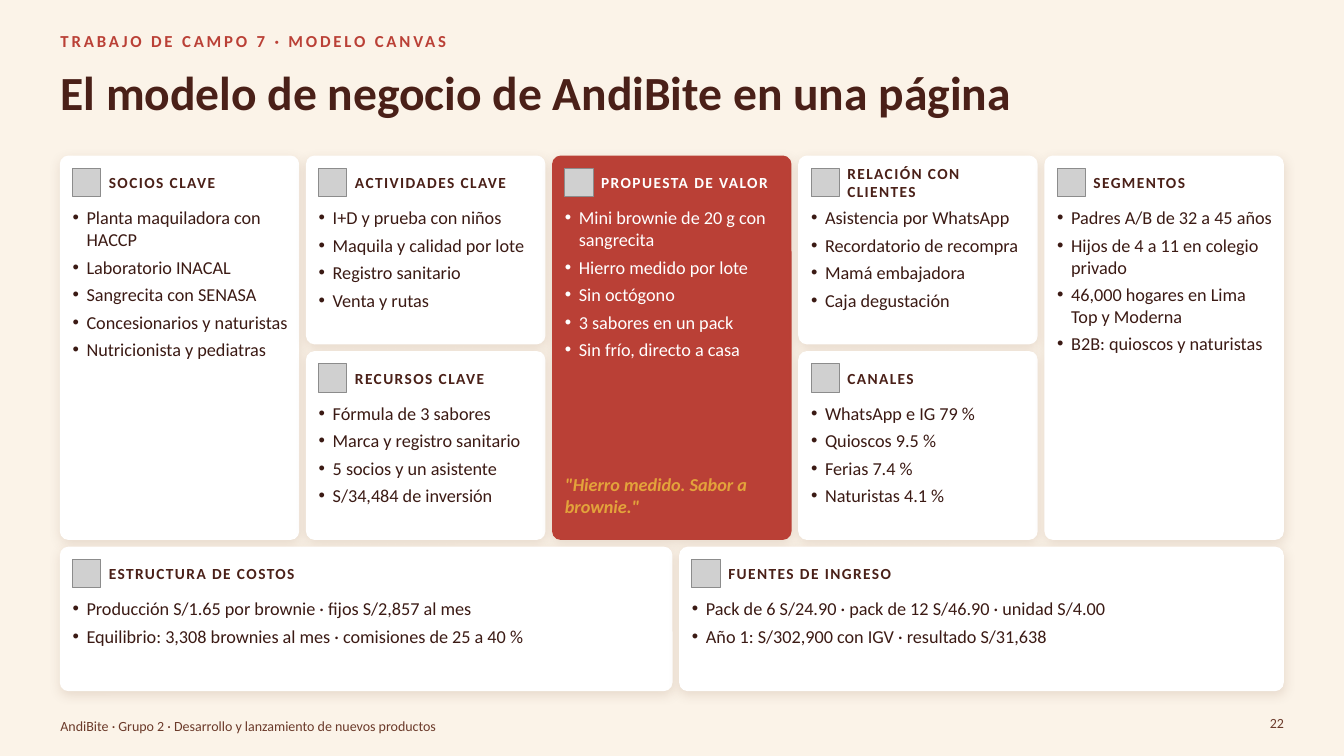
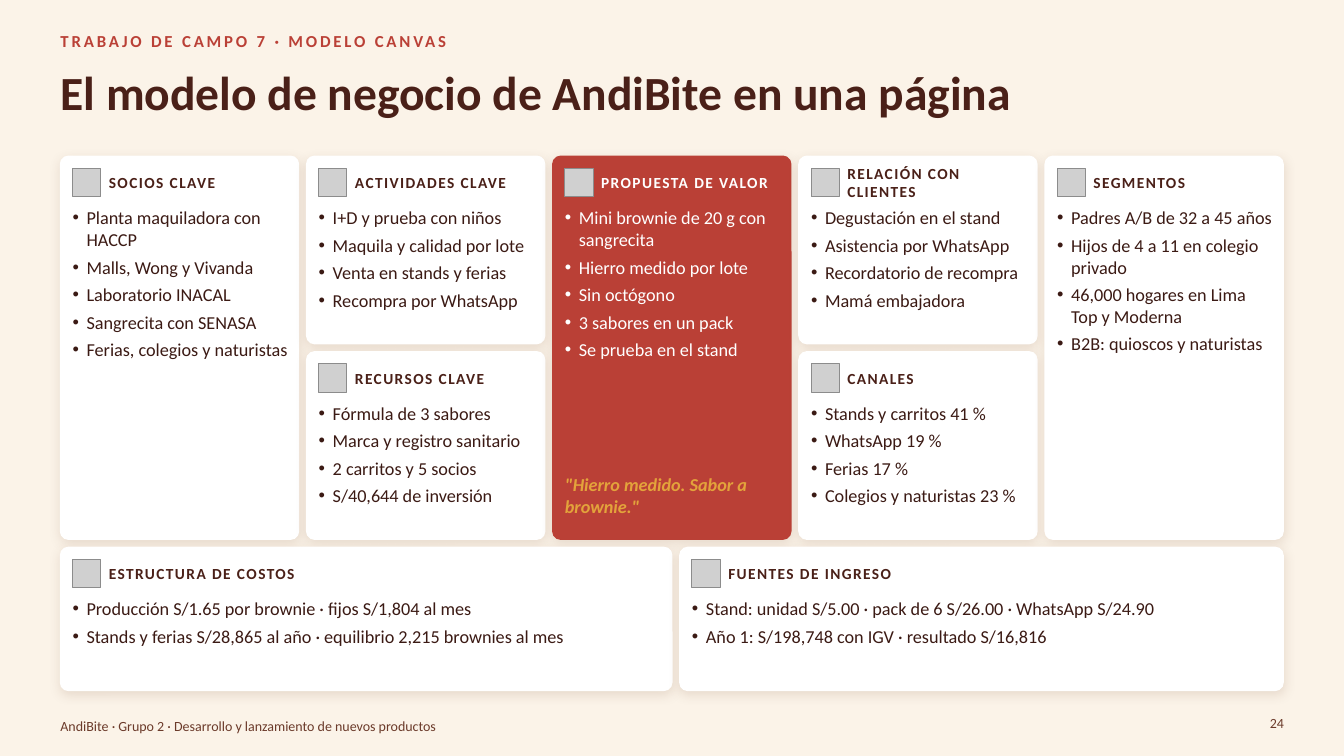
Before and after one commit to Darknow-web/Desarrollo-y-lanzamiento-de-producto-y-marca, a slide deck: slide 24 of 04-reformulacion/TC5-8/TC5-8-AndiBite.pptx (slide 22 before the commit). Drawn at 1344x756 pixels with LibreOffice and Linux fonts; fonts in the diff are those of the drawing; grey boxes stand for pictures; background and template pictures are left out. Boxes give left, top, right and bottom in pixels: in the first picture for what was removed or moved away, otherwise in the second. Text is boxed around its words. In the diff, an @@ line names an element or a change of style, - is before the commit and + after.

```diff
--- a/04-reformulacion/TC5-8/TC5-8-AndiBite.pptx
+++ b/04-reformulacion/TC5-8/TC5-8-AndiBite.pptx
@@ text at bbox=[825, 211, 1018, 282]: paragraph removed @@
-• Caja degustación
@@ text at bbox=[825, 211, 1001, 227]: paragraph added @@
+• Degustación en el stand
@@ text at bbox=[87, 261, 253, 277]: paragraph added @@
+• Malls, Wong y Vivanda
@@ text at bbox=[333, 266, 506, 282]: text changed @@
-• Registro sanitario
-• Venta y rutas
+• Venta en stands y ferias
+• Recompra por WhatsApp
@@ text at bbox=[87, 343, 288, 359]: text changed @@
-• Concesionarios y naturistas
-• Nutricionista y pediatras
+• Ferias, colegios y naturistas
@@ text at bbox=[579, 343, 738, 359]: text changed @@
-• Sin frío, directo a casa
+• Se prueba en el stand
@@ text at bbox=[825, 407, 998, 505]: text changed @@
-• WhatsApp e IG 79 %
-• Quioscos 9.5 %
-• Ferias 7.4 %
-• Naturistas 4.1 %
+• Stands y carritos 41 %
+• WhatsApp 19 %
+• Ferias 17 %
+• Colegios y naturistas 23 %
@@ text at bbox=[333, 462, 492, 504]: text changed @@
-• 5 socios y un asistente
-• S/34,484 de inversión
+• 2 carritos y 5 socios
+• S/40,644 de inversión
@@ text at bbox=[87, 602, 564, 646]: text changed @@
-• Producción S/1.65 por brownie · fijos S/2,857 al mes
-• Equilibrio: 3,308 brownies al mes · comisiones de 25 a 40 %
+• Producción S/1.65 por brownie · fijos S/1,804 al mes
+• Stands y ferias S/28,865 al año · equilibrio 2,215 brownies al mes
@@ text at bbox=[706, 602, 1154, 645]: text changed @@
-• Pack de 6 S/24.90 · pack de 12 S/46.90 · unidad S/4.00
-• Año 1: S/302,900 con IGV · resultado S/31,638
+• Stand: unidad S/5.00 · pack de 6 S/26.00 · WhatsApp S/24.90
+• Año 1: S/198,748 con IGV · resultado S/16,816
@@ page number at bbox=[1270, 719, 1284, 728]: text changed @@
-22
+24
```
Also in this commit, not shown: 18 other slides changed, 2 slides added, 3 other files.
